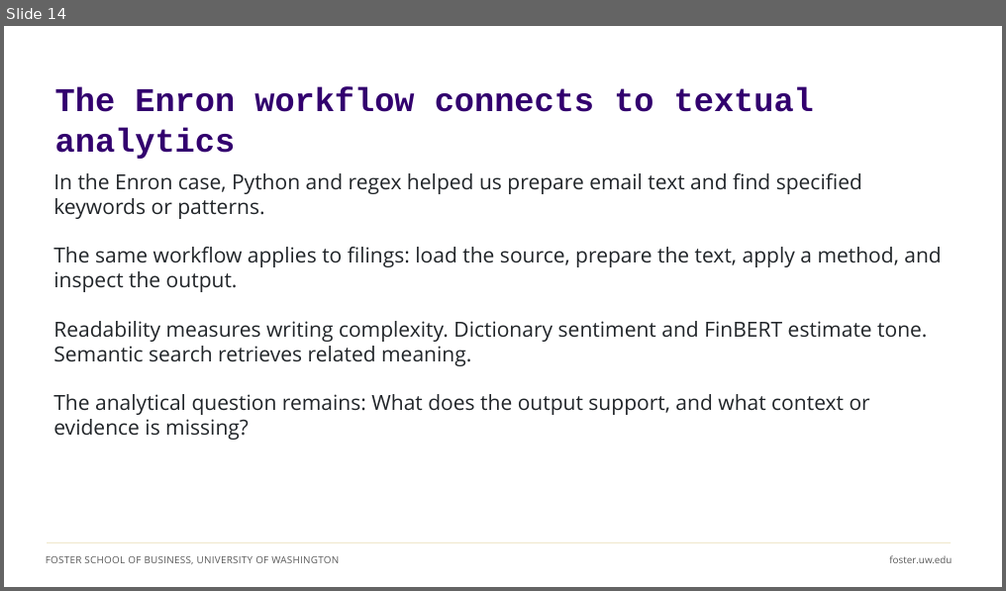
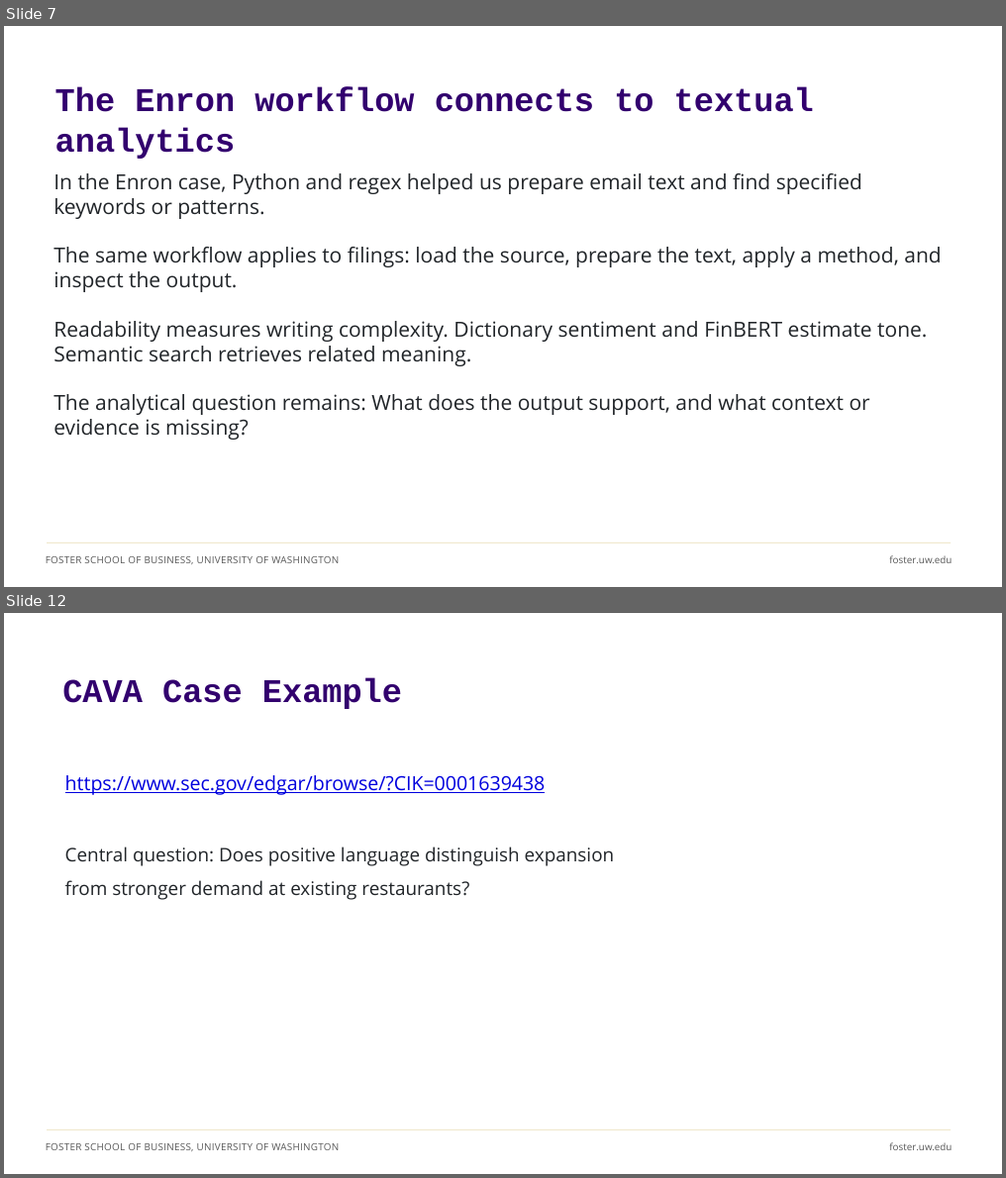
Before and after one commit to ashercurtis/slides.io, a slide deck: ACCTG522/ACCTG522Class08_2026.pptx. Shown one above the other, each under a label of ours: slide 14 before the commit, slides 7 and 12 after it; the slides between them are not shown. The pictures are 1006x591 and 1006x1178 pixels, drawn with LibreOffice and Linux fonts; fonts in the diff are those of the drawing. Boxes give left, top, right and bottom in pixels: in the first picture for what was removed or moved away, otherwise in the second. Text is boxed around its words. In the diff, an @@ line names an element or a change of style, - is before the commit and + after.

```diff
--- a/ACCTG522/ACCTG522Class08_2026.pptx
+++ b/ACCTG522/ACCTG522Class08_2026.pptx
@@ slide 12 added at box(4, 613, 1002, 1174), background #FFFFFF; not listed: 3 template elements that a slide beside it also shows @@
@@ title added at box(62, 677, 402, 709), 32 pt, text #32006E, bold @@
+CAVA Case Example
@@ text added at box(65, 775, 615, 900), 18 pt, text #212529 @@
+https://www.sec.gov/edgar/browse/?CIK=0001639438
+Central question: Does positive language distinguish expansion from stronger demand at existing restaurants?
@@ what was slide 14 is now slide 7 @@
```
Also in this commit, not shown: 5 slides changed, 7 other slides added, 27 slides removed.
